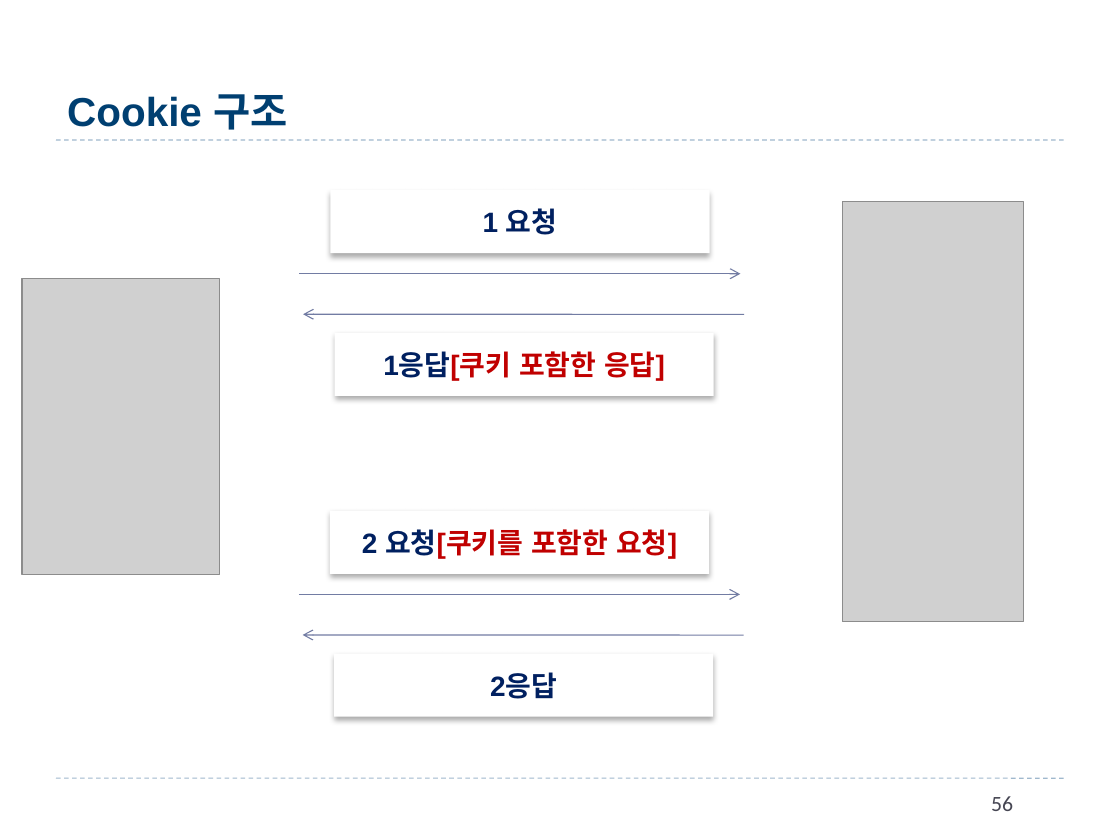
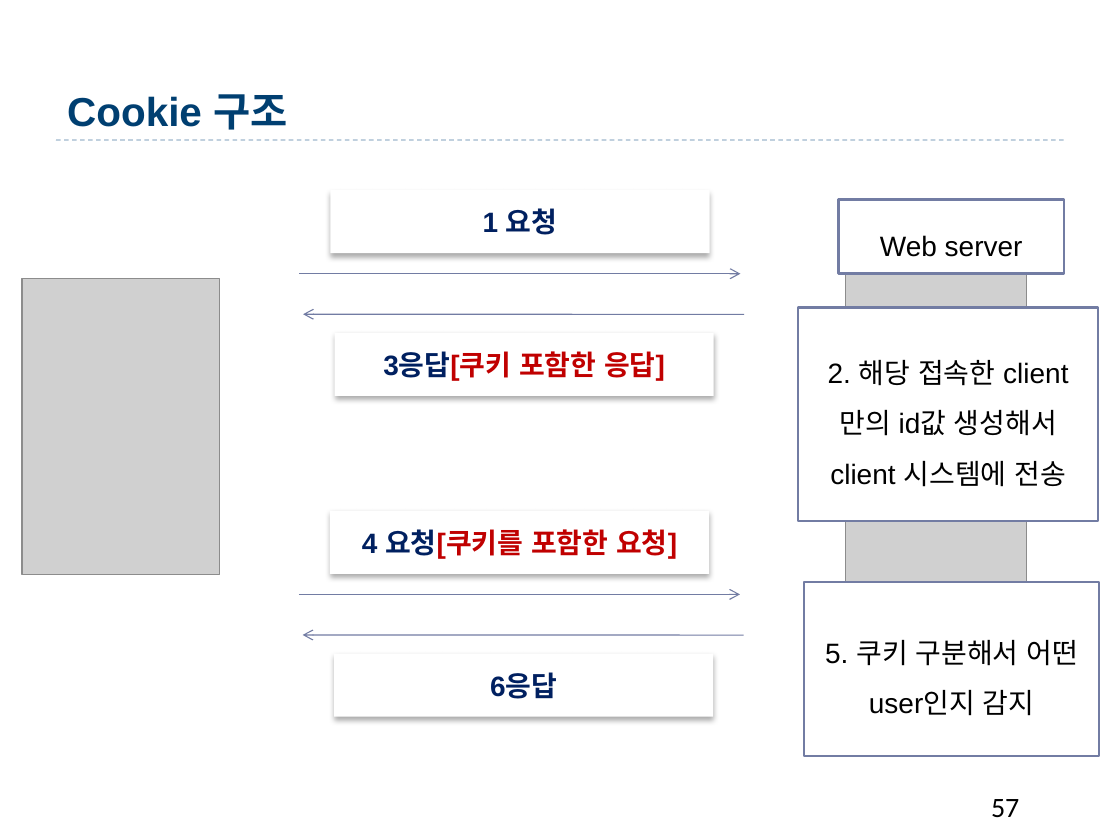
Before and after one commit to qfactor2013/BizStudyParallel, a slide deck: slide 57 of JSP_Servlet/4.Web[김혜경].pptx (slide 56 before the commit). Drawn at 1120x840 pixels with LibreOffice and Linux fonts; fonts in the diff are those of the drawing; grey boxes stand for pictures; background and template pictures are left out. Boxes give left, top, right and bottom in pixels: in the first picture for what was removed or moved away, otherwise in the second. Text is boxed around its words. In the diff, an @@ line names an element or a change of style, - is before the commit and + after.

```diff
--- a/JSP_Servlet/4.Web[김혜경].pptx
+++ b/JSP_Servlet/4.Web[김혜경].pptx
@@ rectangle added at [839,199,1064,273], fill #FFFFFF, outline #727CA3 1.5 pt, 18 pt, text #000000 @@
+Web server
@@ picture: place and size @@
-picture at [842,202,1024,623]
+picture at [846,214,1027,635]
@@ rectangle added at [799,308,1099,521], fill #FFFFFF, outline #727CA3 1.5 pt, 18 pt, text #000000 @@
+2. 해당 접속한 client만의 id값 생성해서 client 시스템에 전송
@@ text in rectangle at [383,351,665,381]: text changed @@
-1응답[쿠키 포함한 응답]
+3응답[쿠키 포함한 응답]
@@ text in rectangle at [362,529,677,559]: text changed @@
-2 요청[쿠키를 포함한 요청]
+4 요청[쿠키를 포함한 요청]
@@ rectangle added at [804,582,1100,756], fill #FFFFFF, outline #727CA3 1.5 pt, 18 pt, text #000000 @@
+5. 쿠키 구분해서 어떤 user인지 감지
@@ text in rectangle at [490,674,557,699]: text changed @@
-2응답
+6응답
@@ line removed from (56, 778) to (1064, 778) @@
@@ page number at [991,799,1019,817]: text changed; size 14 to 18 pt; text colour #464653 to #000000 @@
-56
+57
```
Also in this commit, not shown: 111 other slides changed, 5 slides added, 2 slides removed, 48 other files.
